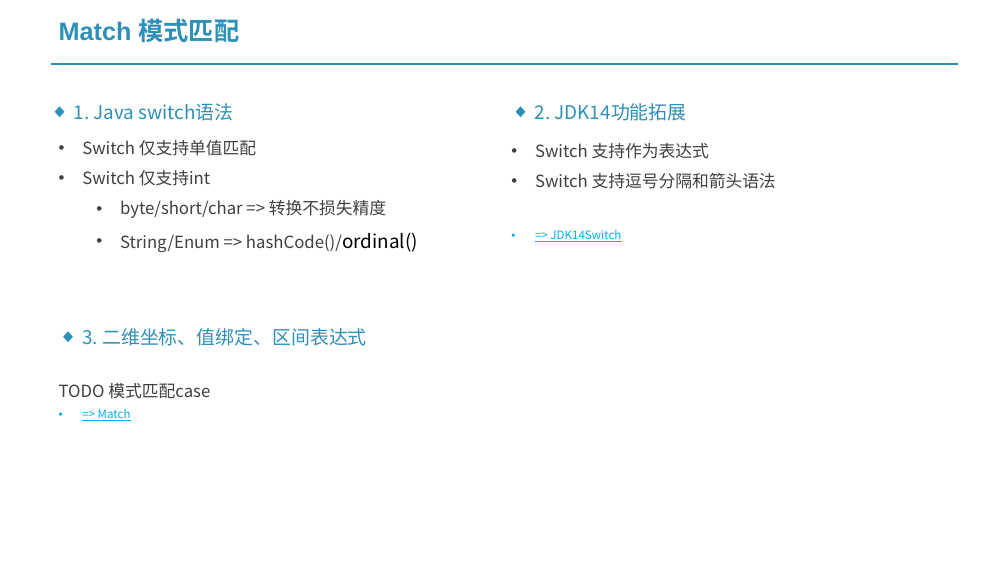
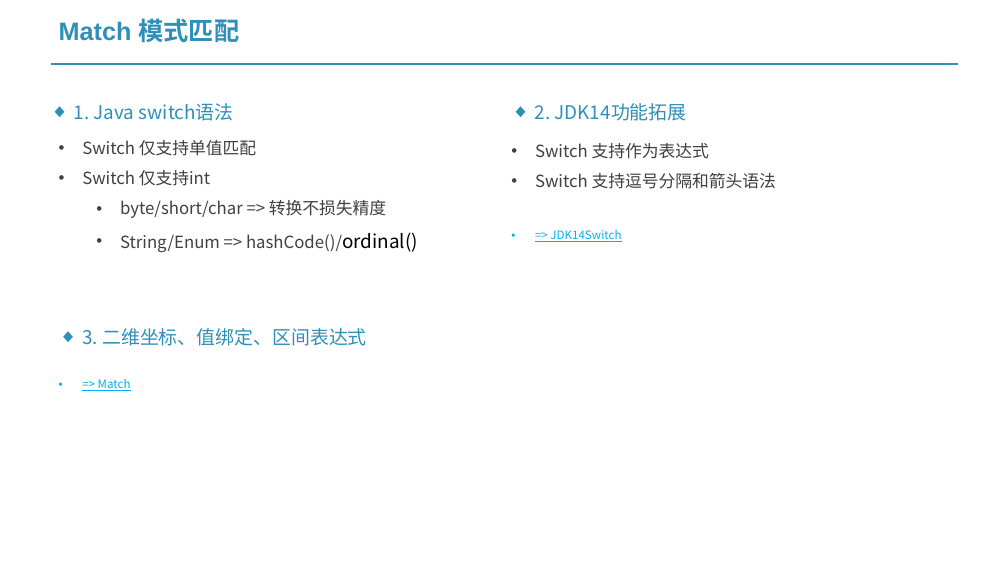
Before and after one commit to project-vrml/vrml, a slide deck: slide 7 of 基于Vavr的开发工具集.pptx. Drawn at 1008x567 pixels with LibreOffice and Linux fonts; fonts in the diff are those of the drawing. Boxes give left, top, right and bottom in pixels: in the first picture for what was removed or moved away, otherwise in the second. Text is boxed around its words. In the diff, an @@ line names an element or a change of style, - is before the commit and + after.

```diff
--- a/基于Vavr的开发工具集.pptx
+++ b/基于Vavr的开发工具集.pptx
@@ text at (59, 383, 210, 399): paragraph removed @@
-TODO 模式匹配case
```
Also in this commit, not shown: 3 other slides changed, 1 slide added, 1 slide removed, 11 other files.
